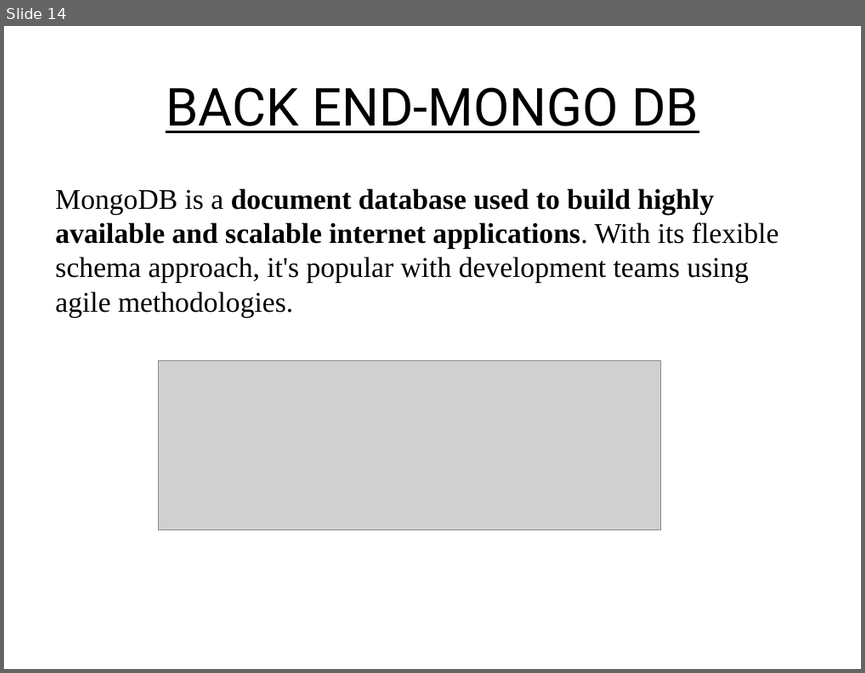
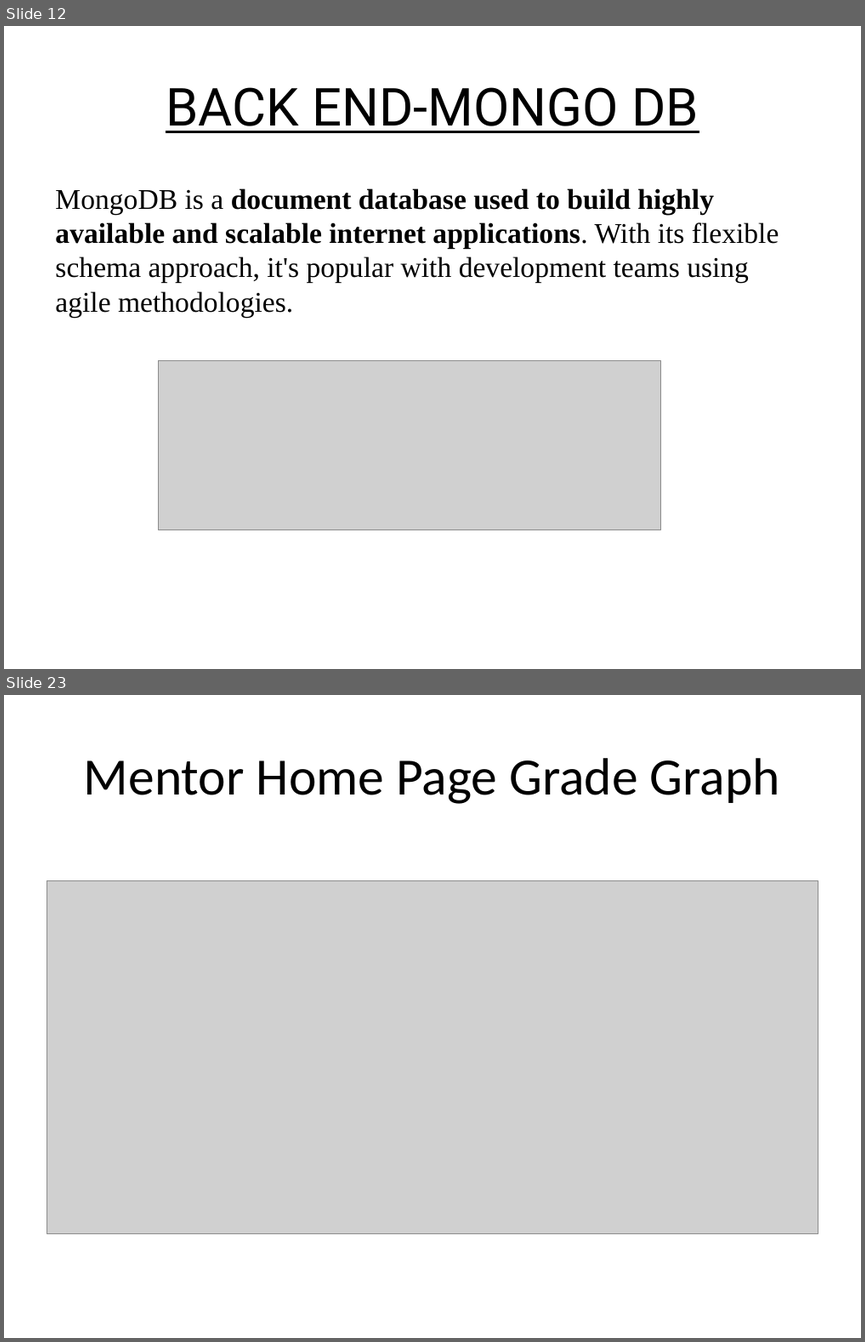
Before and after one commit to Srivathssan-Vijayakumar/SPD_Website, a slide deck: Mentor-Mentee-Portal/SPD Presentation/SPD Presentation.pptx. Shown one above the other, each under a label of ours: slide 14 before the commit, slides 12 and 23 after it; the slides between them are not shown. The pictures are 865x673 and 865x1342 pixels, drawn with LibreOffice and Linux fonts; fonts in the diff are those of the drawing; grey boxes stand for pictures. Boxes give left, top, right and bottom in pixels: in the first picture for what was removed or moved away, otherwise in the second. Text is boxed around its words. In the diff, an @@ line names an element or a change of style, - is before the commit and + after.

```diff
--- a/Mentor-Mentee-Portal/SPD Presentation/SPD Presentation.pptx
+++ b/Mentor-Mentee-Portal/SPD Presentation/SPD Presentation.pptx
@@ slide 23 added at bbox=[4, 695, 861, 1338], background #FFFFFF @@
@@ title added at bbox=[84, 758, 780, 804], 44 pt, text #000000 @@
+Mentor Home Page Grade Graph
@@ picture added at bbox=[46, 881, 818, 1233] @@
@@ what was slide 14 is now slide 12 @@
```
Also in this commit, not shown: 5 slides changed, 29 other slides added, 3 slides removed, 1 other file.
